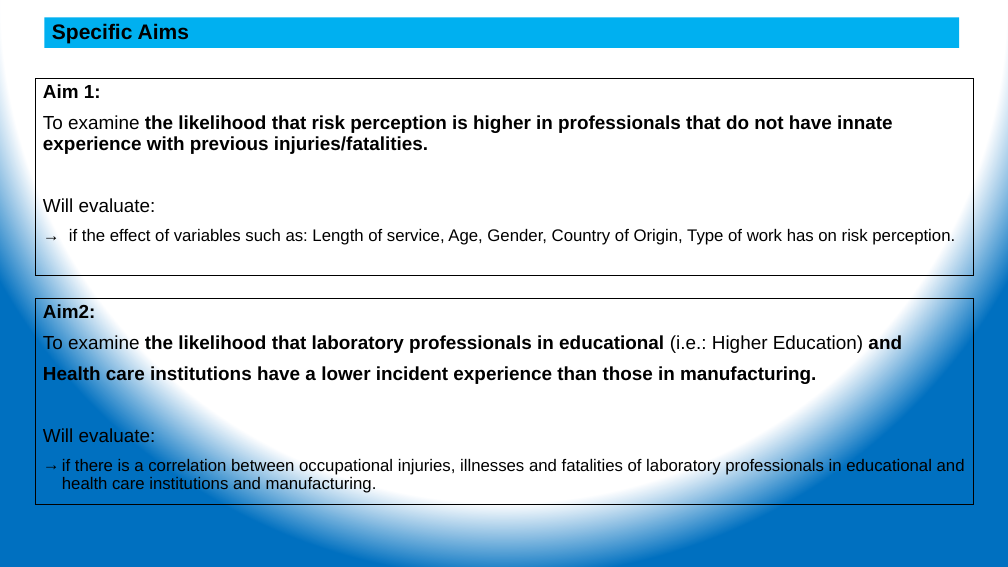
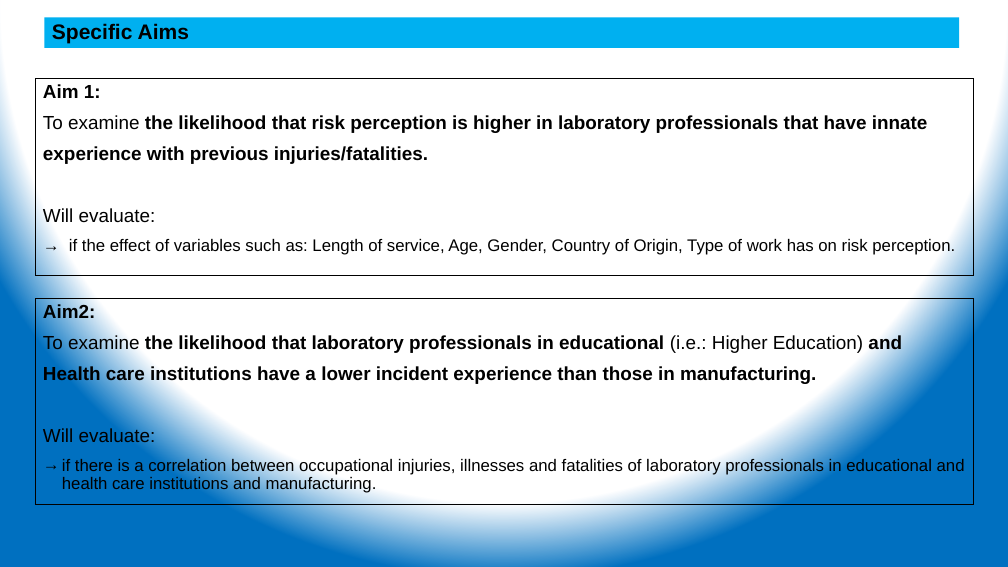
Before and after one commit to ehsintegration/yfd-phd-bls-data, a slide deck: slide 4 of D2-documentation/YennyF.Diaz-Risk Percep &Injuries_CommitteeUdate 11-02-20.pptx. Drawn at 1008x567 pixels with LibreOffice and Linux fonts; fonts in the diff are those of the drawing. Boxes give left, top, right and bottom in pixels: in the first picture for what was removed or moved away, otherwise in the second. Text is boxed around its words. In the diff, an @@ line names an element or a change of style, - is before the commit and + after.

```diff
--- a/D2-documentation/YennyF.Diaz-Risk Percep &Injuries_CommitteeUdate 11-02-20.pptx
+++ b/D2-documentation/YennyF.Diaz-Risk Percep &Injuries_CommitteeUdate 11-02-20.pptx
@@ text in rectangle at [43,115,928,164]: text changed @@
-To examine the likelihood that risk perception is higher in professionals that do not have innate experience with previous injuries/fatalities.
+To examine the likelihood that risk perception is higher in laboratory professionals that have innate
+experience with previous injuries/fatalities.
```
Also in this commit, not shown: 2 other slides changed, 4 slides added, 21 slides removed, 3 other files.
